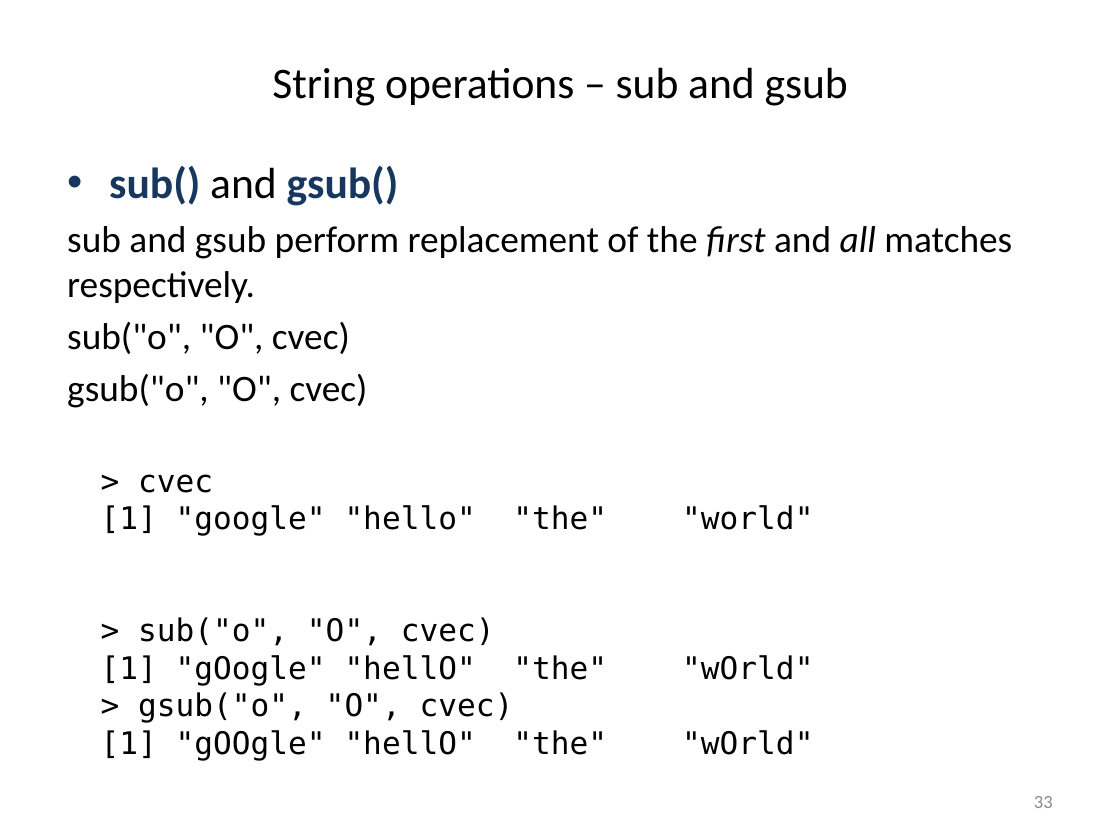
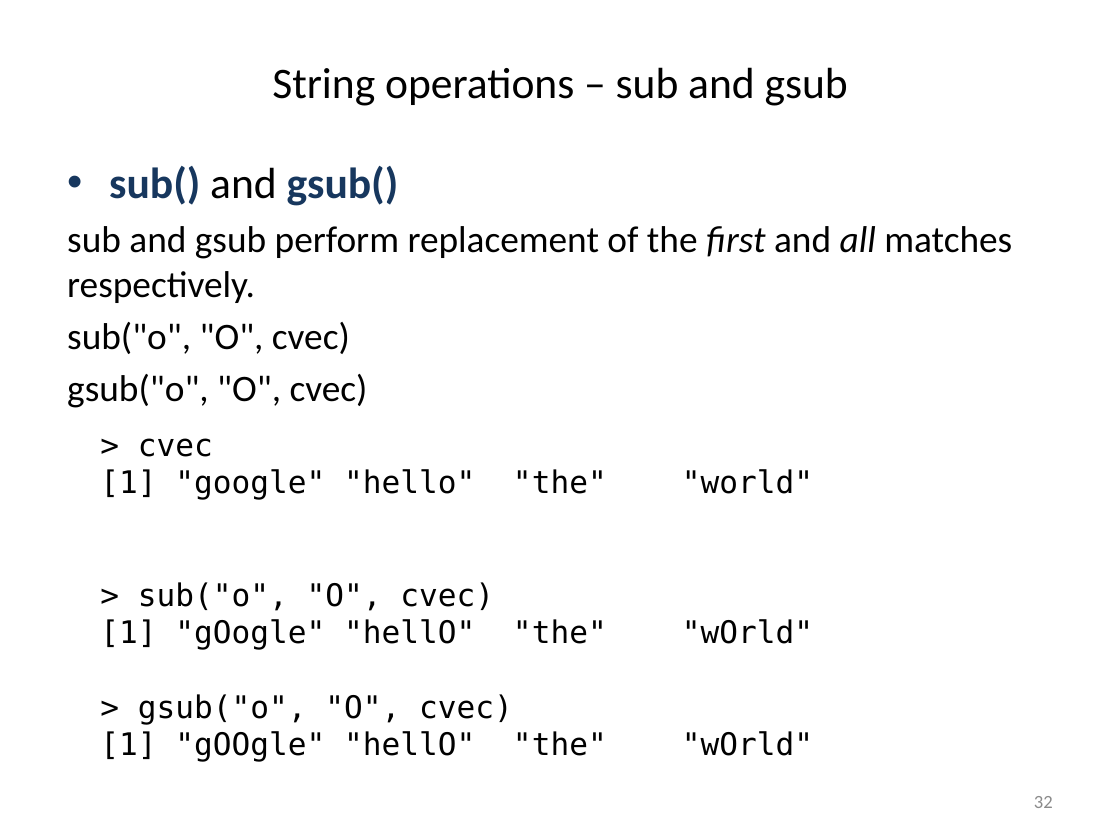
Before and after one commit to liu3zhenlab/teaching, a slide deck: slide 32 of PLPTH813Bioinformatis/2023/lectures/lecture04_R.pptx (slide 33 before the commit). Drawn at 1120x840 pixels with LibreOffice and Linux fonts; fonts in the diff are those of the drawing. Boxes give left, top, right and bottom in pixels: in the first picture for what was removed or moved away, otherwise in the second. Text is boxed around its words. In the diff, an @@ line names an element or a change of style, - is before the commit and + after.

```diff
--- a/PLPTH813Bioinformatis/2023/lectures/lecture04_R.pptx
+++ b/PLPTH813Bioinformatis/2023/lectures/lecture04_R.pptx
@@ text "> cvec" rewrapped from bbox=[101, 474, 813, 760] to bbox=[100, 438, 813, 762] @@
@@ page number at bbox=[1034, 796, 1053, 808]: text changed @@
-33
+32
```
Also in this commit, not shown: 10 other slides changed, 2 slides removed.
